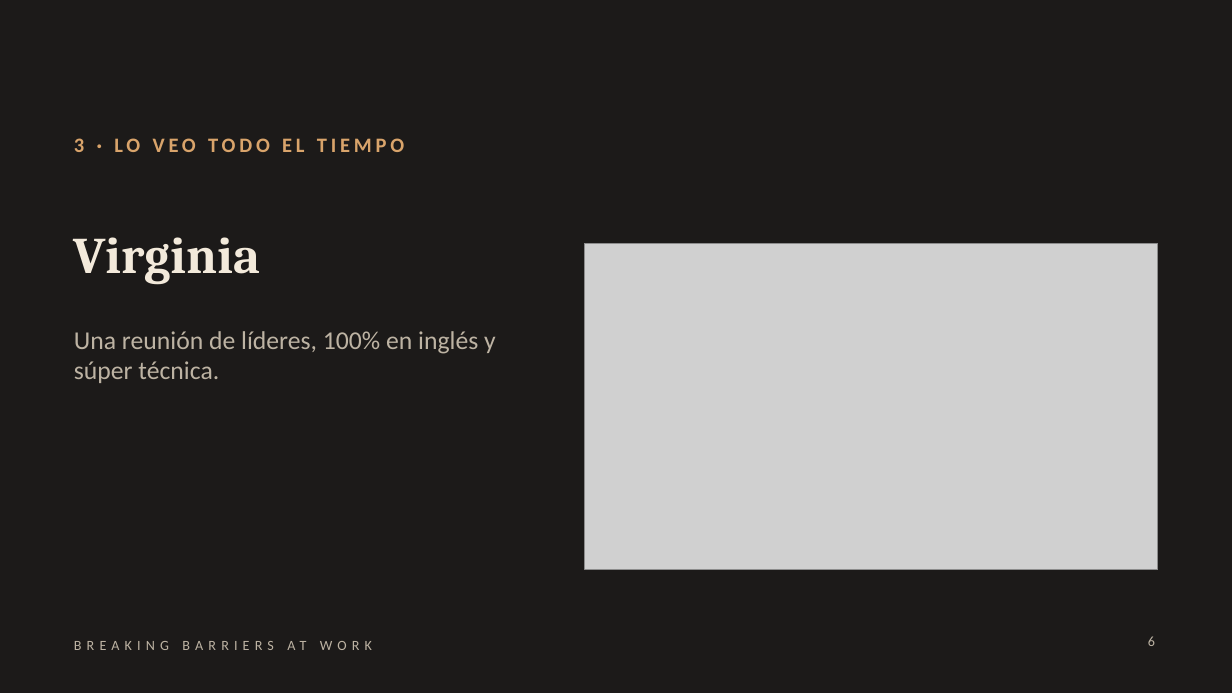
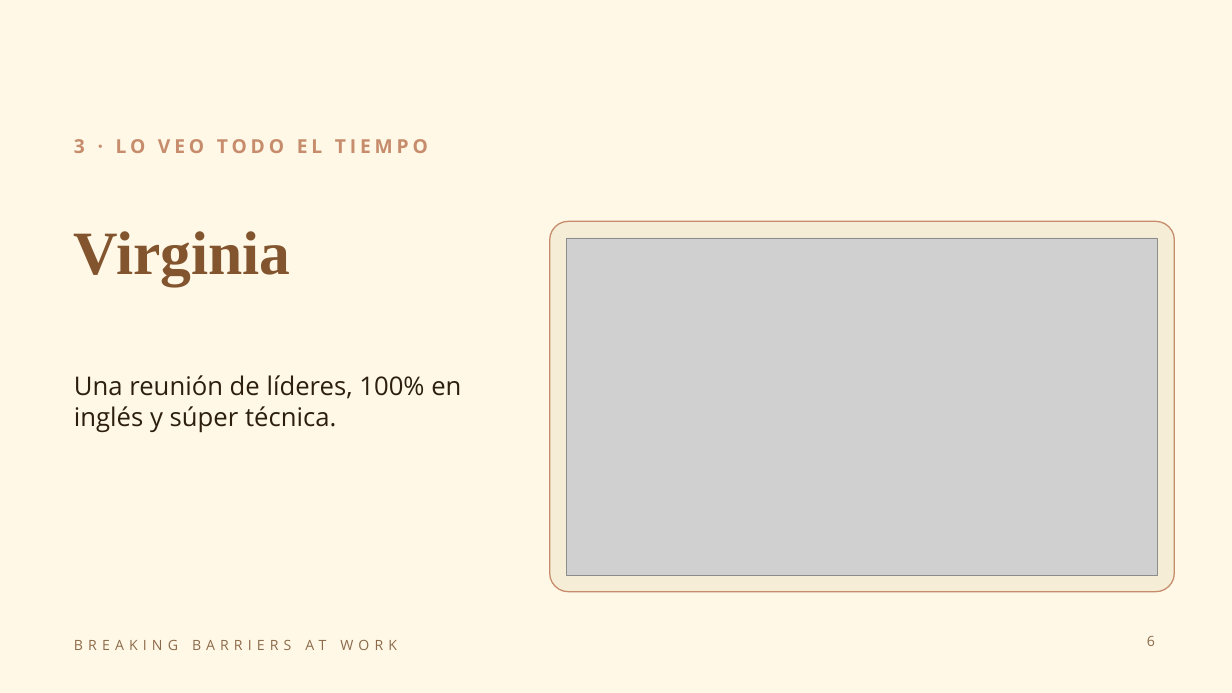
Before and after one commit to florenciapersico-ctrl/brakingbarriersatwork, a slide deck: slide 6 of contenido/vsl/Placas_VSL_AT_WORK_@breakingbarriers.atwork.pptx. Drawn at 1232x693 pixels with LibreOffice and Linux fonts; fonts in the diff are those of the drawing; grey boxes stand for pictures. Boxes give left, top, right and bottom in pixels: in the first picture for what was removed or moved away, otherwise in the second. Text is boxed around its words. In the diff, an @@ line names an element or a change of style, - is before the commit and + after.

```diff
--- a/contenido/vsl/Placas_VSL_AT_WORK_@breakingbarriers.atwork.pptx
+++ b/contenido/vsl/Placas_VSL_AT_WORK_@breakingbarriers.atwork.pptx
@@ background #1C1A19 to #FFF8E7 @@
@@ text "3 · LO VEO TODO ..." at (74, 139, 428, 153): size 16 to 15 pt, font Calibri to Open Sans, text colour #D9A46B to #C68C6C @@
@@ text "Virginia" at (74, 231, 290, 285): size 40 to 48 pt, font Cambria to Times New Roman, text colour #F3EADB to #82552E @@
@@ rounded rectangle added at (550, 222, 1175, 592), fill #F5EDD6, outline #C68C6C 1 pt @@
@@ picture: place and size @@
-picture at (585, 243, 1158, 569)
+picture at (567, 238, 1158, 576)
@@ text "Una reunión de líderes, 100% ...": place and size @@
-text "Una reunión de líderes, 100% ..." at (74, 331, 496, 383)
+text "Una reunión de líderes, 100% ..." at (74, 375, 461, 432)
@@ text "Una reunión de líderes, 100% ..." at (74, 375, 461, 432): font Calibri to Open Sans, text colour #BDB3A3 to #2C1F0E @@
@@ text "BREAKING BARRIERS AT WORK" at (74, 640, 397, 650): font Calibri to Open Sans, text colour #BDB3A3 to #8B6B4A @@
@@ page number at (1147, 636, 1155, 646): font Calibri to Open Sans, text colour #BDB3A3 to #8B6B4A @@
```
Also in this commit, not shown: 27 other slides changed, 11 other files.
